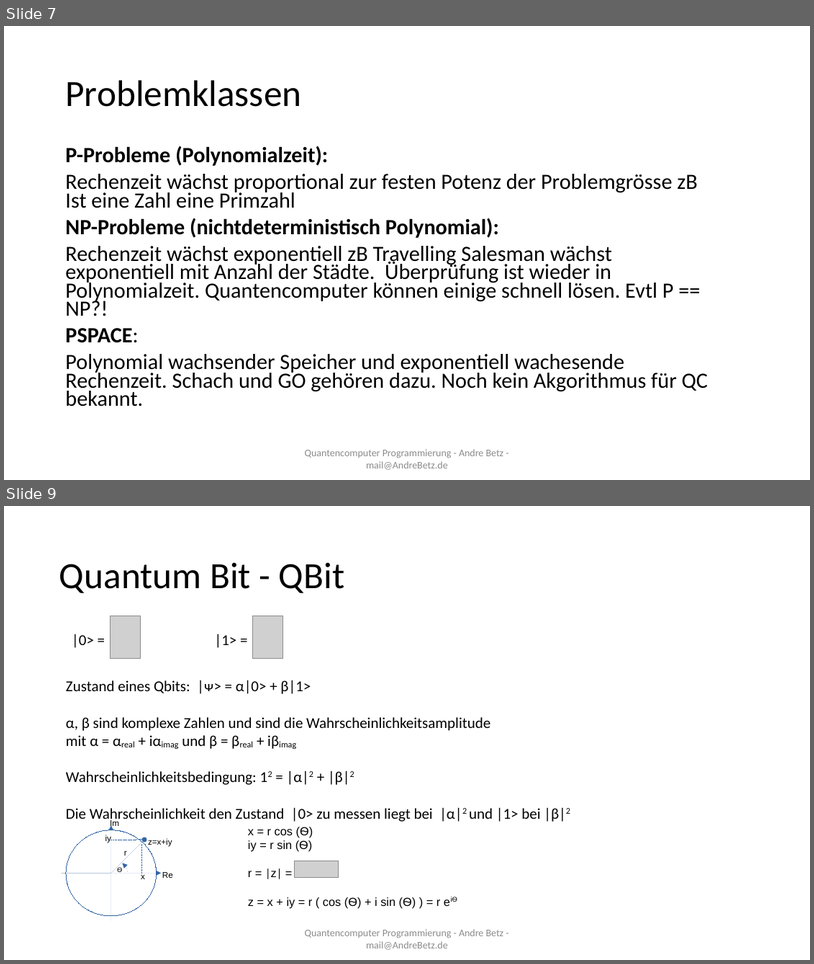
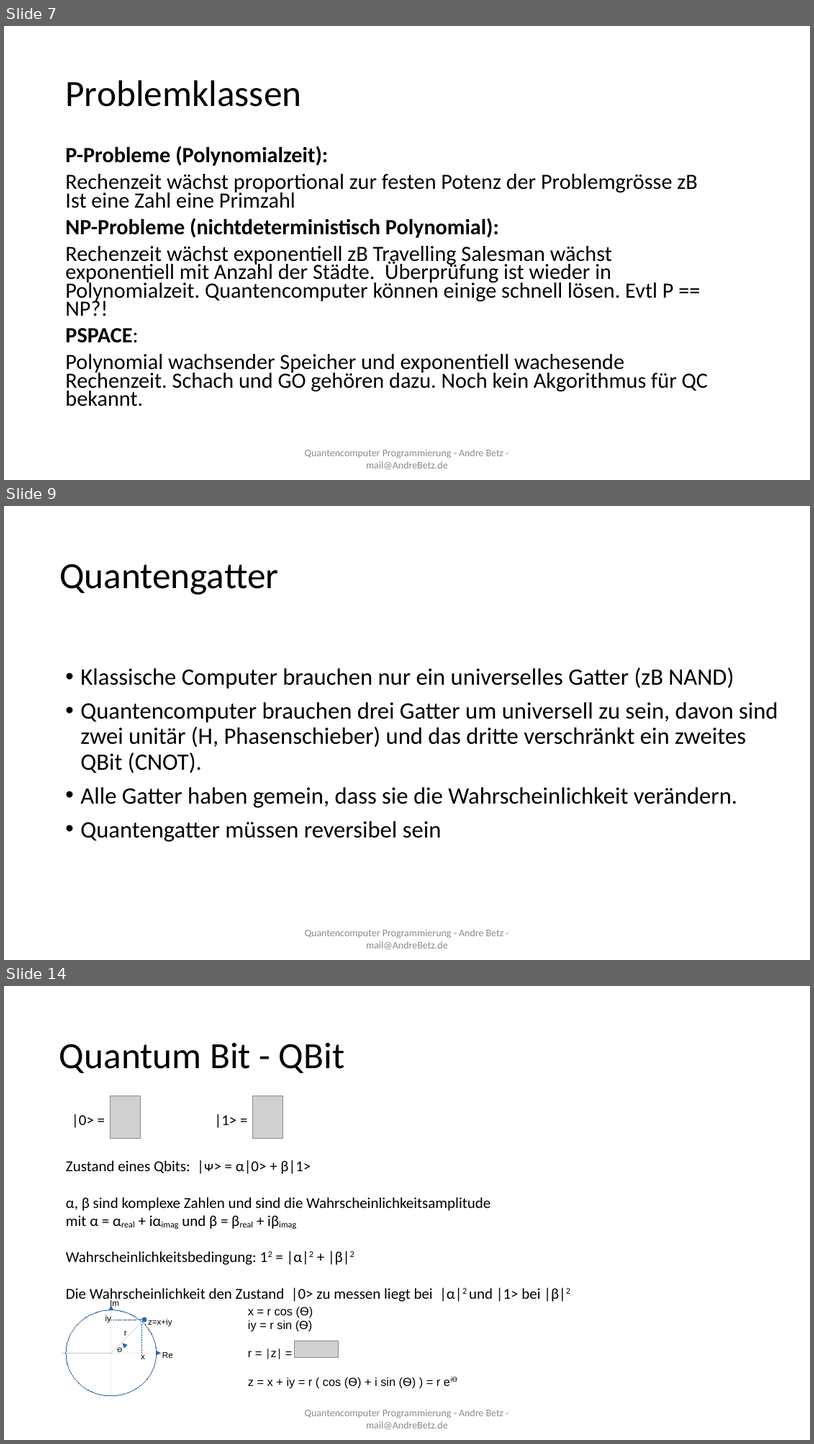
Before and after one commit to sky4walk/documents, a slide deck: QuantencomputerProgramming.odp. Shown one above the other, each under a label of ours: slides 7 and 9 before the commit, slides 7, 9 and 14 after it; the slides between them are not shown. The pictures are 814x964 and 814x1444 pixels, drawn with LibreOffice and Linux fonts; fonts in the diff are those of the drawing; grey boxes stand for pictures. Boxes give left, top, right and bottom in pixels: in the first picture for what was removed or moved away, otherwise in the second. Text is boxed around its words. In the diff, an @@ line names an element or a change of style, - is before the commit and + after.

Commit message:
some quanten gates

```diff
--- a/QuantencomputerProgramming.odp
+++ b/QuantencomputerProgramming.odp
@@ slide 9 added at (4,506,810,960), background #FFFFFF @@
@@ title added at (59,564,278,595), 44 pt, text #000000 @@
+Quantengatter
@@ text added at (80,667,779,842), 28 pt, text #000000 @@
+• Klassische Computer brauchen nur ein universelles Gatter (zB NAND)
+• Quantencomputer brauchen drei Gatter um universell zu sein, davon sind zwei unitär (H, Phasenschieber) und das dritte verschränkt ein zweites QBit (CNOT).
+• Alle Gatter haben gemein, dass sie die Wahrscheinlichkeit verändern.
+• Quantengatter müssen reversibel sein
@@ text added at (305,929,504,950), 12 pt, text #8B8B8B @@
+Quantencomputer Programmierung - Andre Betz - mail@AndreBetz.de
@@ what was slide 9 is now slide 14 @@
```
Also in this commit, not shown: 2 slides changed, 4 other slides added, 1 slide removed, 1 other file.
